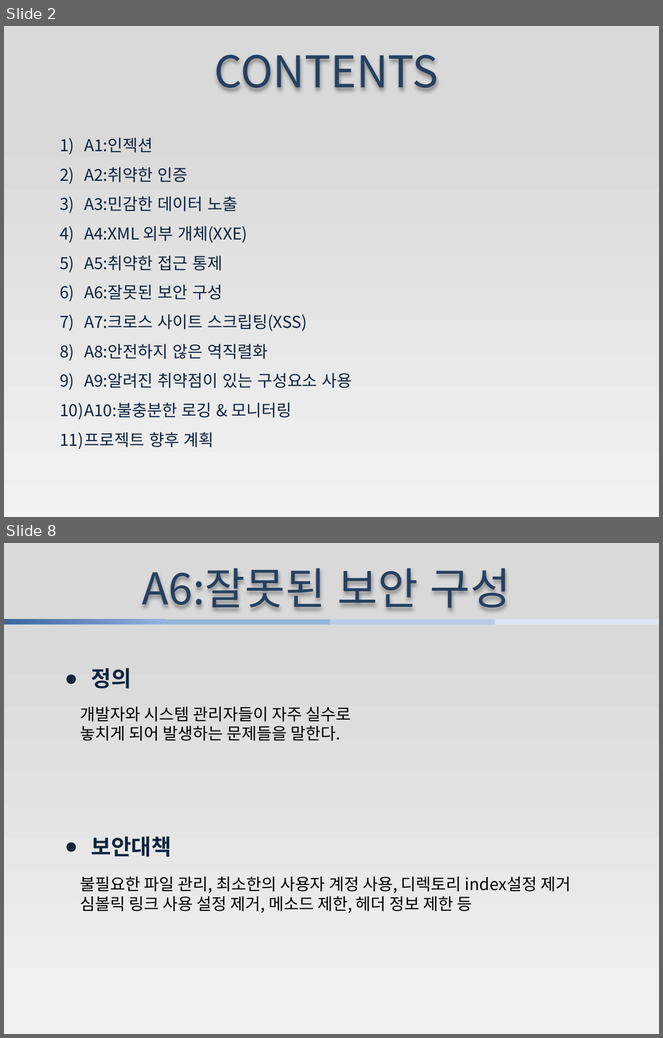
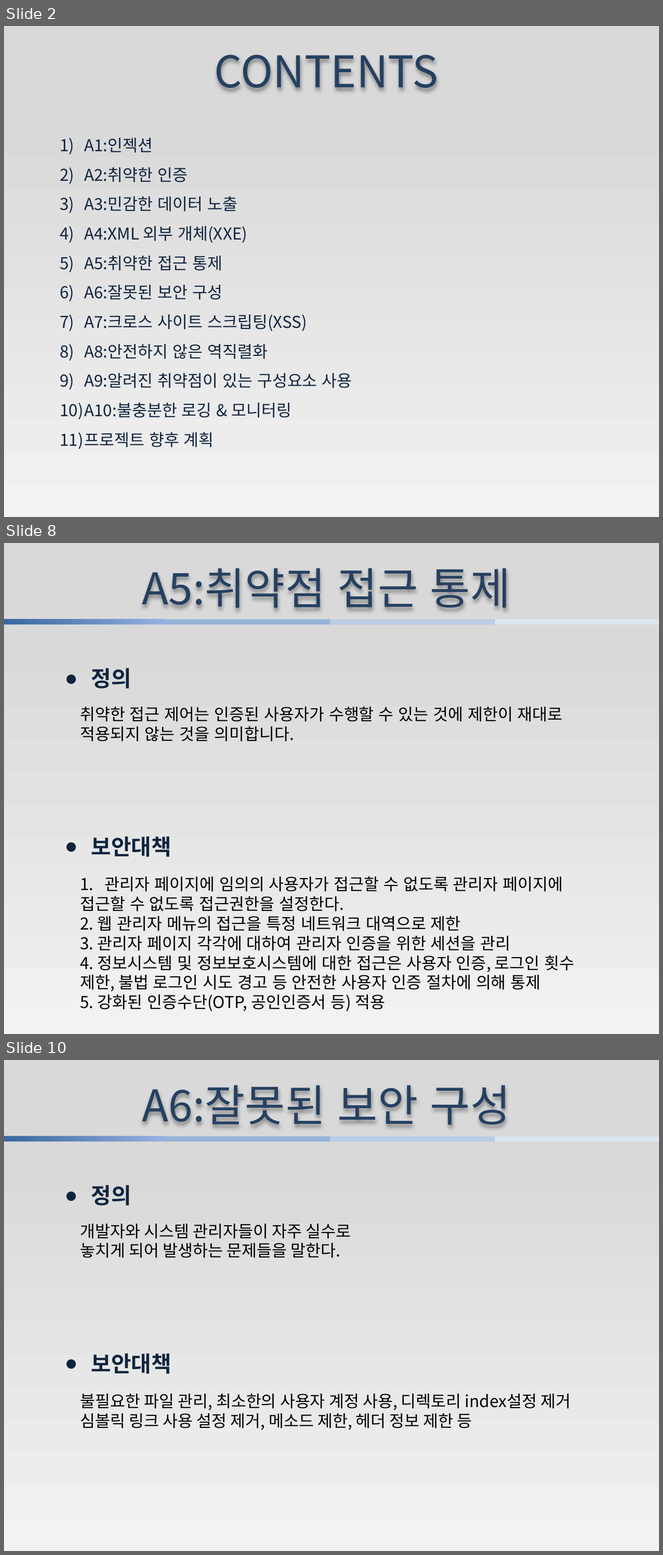
Before and after one commit to jungyohan731/han, a slide deck: 프로젝트 보고서.pptx. Shown one above the other, each under a label of ours: slides 2 and 8 before the commit, slides 2, 8 and 10 after it; the slides between them are not shown. The pictures are 663x1038 and 663x1555 pixels, drawn with LibreOffice and Linux fonts; fonts in the diff are those of the drawing. Boxes give left, top, right and bottom in pixels: in the first picture for what was removed or moved away, otherwise in the second. Text is boxed around its words. In the diff, an @@ line names an element or a change of style, - is before the commit and + after.

```diff
--- a/프로젝트 보고서.pptx
+++ b/프로젝트 보고서.pptx
@@ slide 8 added at bbox=[4, 543, 659, 1034], background gradient #D9D9D9 to #F2F2F2 @@
@@ text added at bbox=[142, 568, 511, 611], 48 pt, text #254061 @@
+A5:취약점 접근 통제
@@ rectangle added at bbox=[4, 619, 165, 625], fill gradient #9AB5E4 to #265A99 to #E1E8F5 @@
@@ rectangle added at bbox=[165, 619, 330, 625], fill #95B3D7 @@
@@ rectangle added at bbox=[330, 619, 495, 625], fill #B9CDE5 @@
@@ rectangle added at bbox=[495, 619, 659, 625], fill #DCE6F2 @@
@@ text added at bbox=[91, 668, 131, 689], 24 pt, text #0F243E, bold @@
+● 정의
@@ text added at bbox=[80, 706, 563, 742], 18 pt, text #000000 @@
+취약한 접근 제어는 인증된 사용자가 수행할 수 있는 것에 제한이 재대로
+적용되지 않는 것을 의미합니다.
@@ text added at bbox=[91, 836, 172, 857], 24 pt, text #0F243E, bold @@
+● 보안대책
@@ text added at bbox=[80, 876, 575, 1012], 18 pt, text #000000 @@
+1. 관리자 페이지에 임의의 사용자가 접근할 수 없도록 관리자 페이지에
+접근할 수 없도록 접근권한을 설정한다.
+2. 웹 관리자 메뉴의 접근을 특정 네트워크 대역으로 제한
+3. 관리자 페이지 각각에 대하여 관리자 인증을 위한 세션을 관리
+4. 정보시스템 및 정보보호시스템에 대한 접근은 사용자 인증, 로그인 횟수
+제한, 불법 로그인 시도 경고 등 안전한 사용자 인증 절차에 의해 통제
+5. 강화된 인증수단(OTP, 공인인증서 등) 적용
@@ what was slide 8 is now slide 10 @@
```
Also in this commit, not shown: 2 slides changed, 4 other slides added, 4 slides removed, 1 other file.
